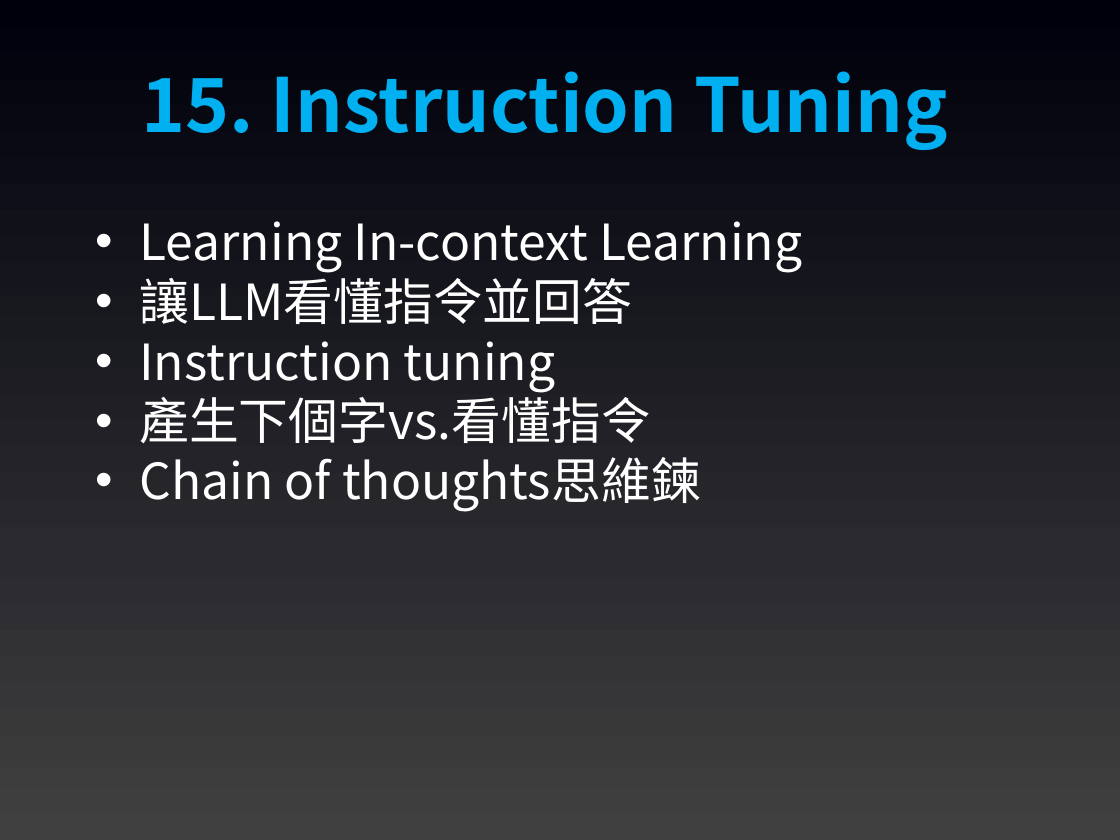
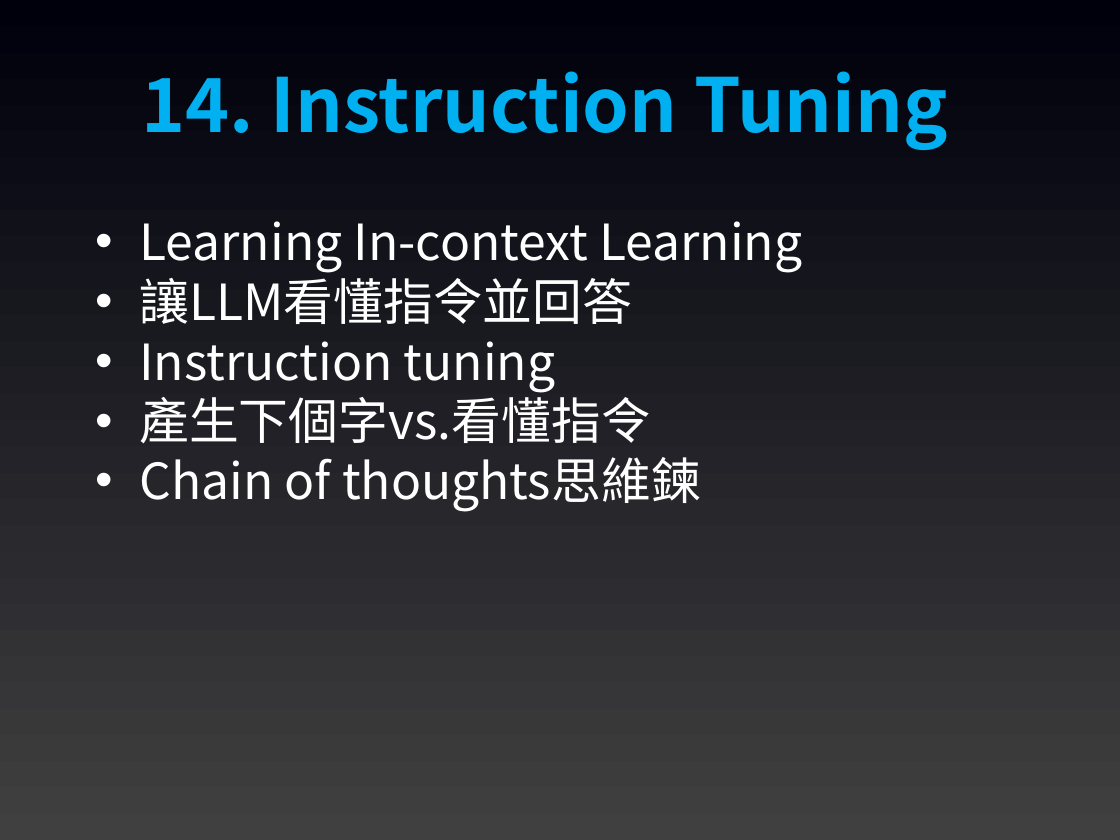
Before and after one commit to joshhu/mustllm20242nd, a slide deck: slide 18 of Slides/Week01/00：課程大綱.pptx (slide 19 before the commit). Drawn at 1120x840 pixels with LibreOffice and Linux fonts; fonts in the diff are those of the drawing. Boxes give left, top, right and bottom in pixels: in the first picture for what was removed or moved away, otherwise in the second. Text is boxed around its words. In the diff, an @@ line names an element or a change of style, - is before the commit and + after.

```diff
--- a/Slides/Week01/00：課程大綱.pptx
+++ b/Slides/Week01/00：課程大綱.pptx
@@ text at bbox=[142, 71, 948, 150]: text changed @@
-15. Instruction Tuning
+14. Instruction Tuning
```
Also in this commit, not shown: 9 other slides changed, 1 slide removed, 2 other files.
